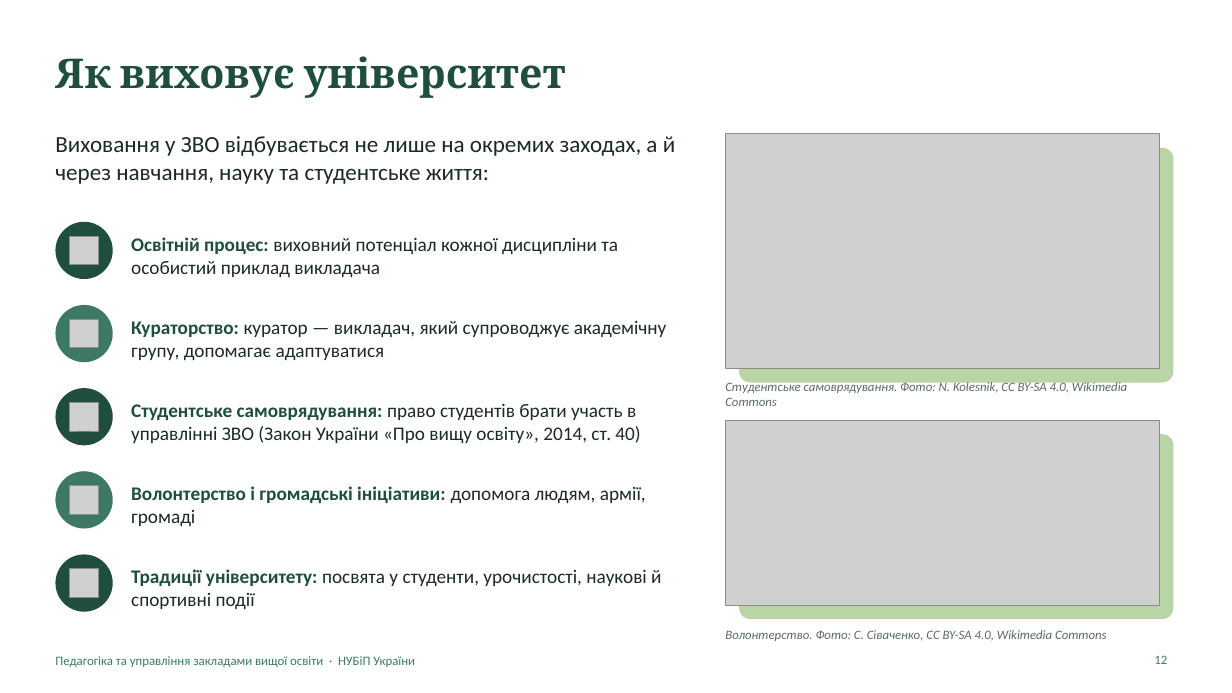
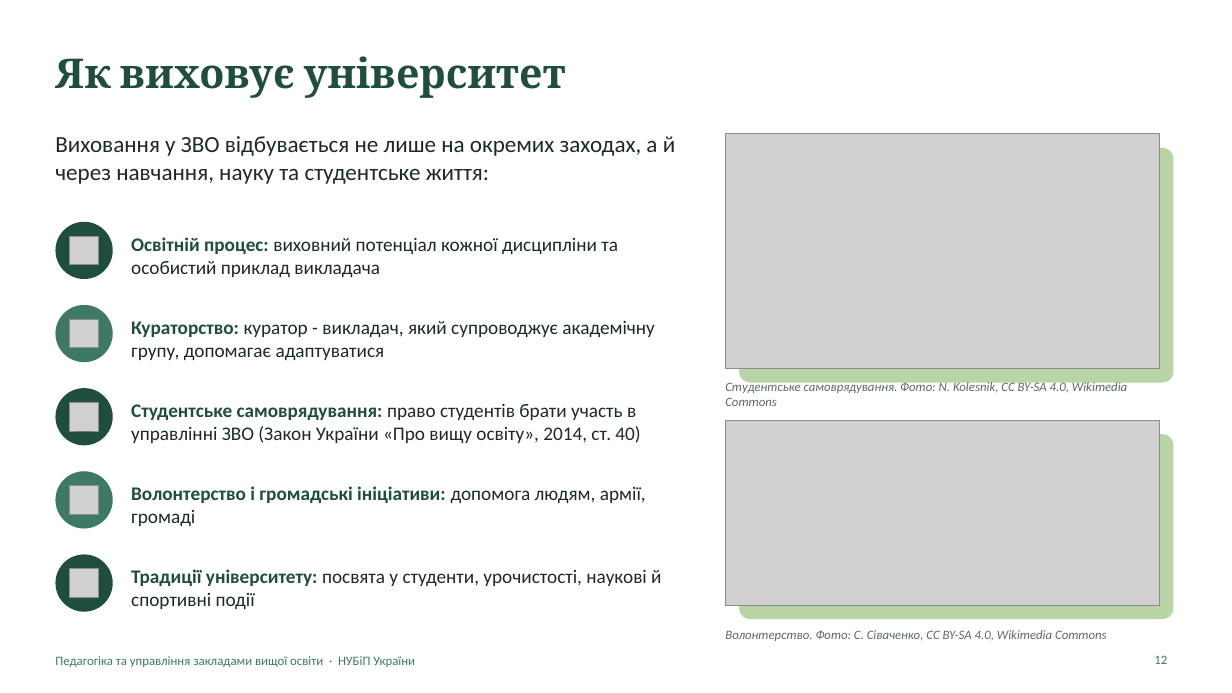
Before and after one commit to mzachepylo-png/kafedra, a slide deck: slide 12 of tmp/Vykhovannia_prezentatsiia.pptx. Drawn at 1232x693 pixels with LibreOffice and Linux fonts; fonts in the diff are those of the drawing; grey boxes stand for pictures. Boxes give left, top, right and bottom in pixels: in the first picture for what was removed or moved away, otherwise in the second. Text is boxed around its words. In the diff, an @@ line names an element or a change of style, - is before the commit and + after.

```diff
--- a/tmp/Vykhovannia_prezentatsiia.pptx
+++ b/tmp/Vykhovannia_prezentatsiia.pptx
@@ text at box(131, 320, 654, 360): text changed @@
-Кураторство: куратор — викладач, який супроводжує академічну групу, допомагає адаптуватися
+Кураторство: куратор - викладач, який супроводжує академічну групу, допомагає адаптуватися
```
Also in this commit, not shown: 11 other slides changed, 1 other file.
